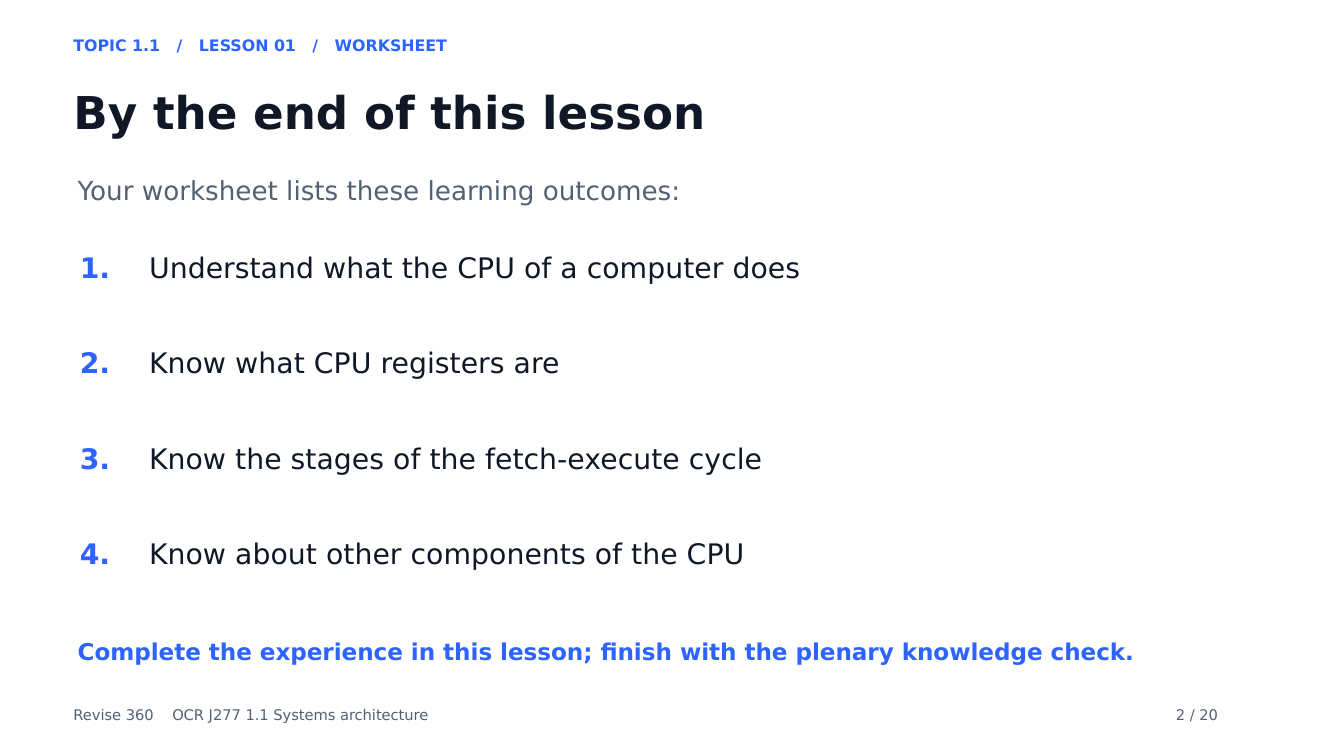
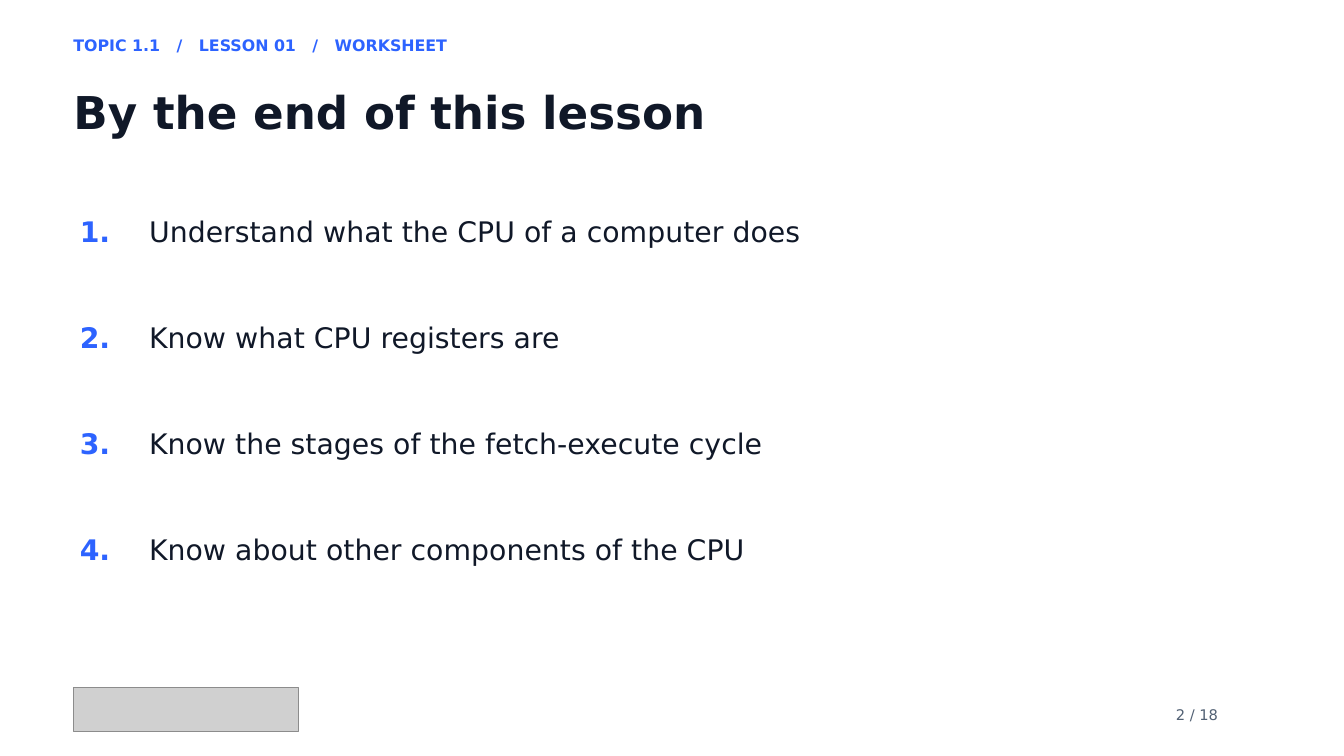
Before and after one commit to MrP-CS/Revise360, a slide deck: slide 2 of presentations/SA_L01_FetchExecuteFactory_Lesson.pptx. Drawn at 1344x756 pixels with LibreOffice and Linux fonts; fonts in the diff are those of the drawing; grey boxes stand for pictures. Boxes give left, top, right and bottom in pixels: in the first picture for what was removed or moved away, otherwise in the second. Text is boxed around its words. In the diff, an @@ line names an element or a change of style, - is before the commit and + after.

```diff
--- a/presentations/SA_L01_FetchExecuteFactory_Lesson.pptx
+++ b/presentations/SA_L01_FetchExecuteFactory_Lesson.pptx
@@ text removed at <box>78,180,680,205</box> @@
-Your worksheet lists these learning outcomes:
@@ text "1.": place and size @@
-text "1." at <box>80,257,110,278</box>
+text "1." at <box>80,221,110,242</box>
@@ text "Understand what the CPU of ...": place and size @@
-text "Understand what the CPU of ..." at <box>149,256,801,284</box>
+text "Understand what the CPU of ..." at <box>149,220,801,248</box>
@@ text "2.": place and size @@
-text "2." at <box>80,352,110,373</box>
+text "2." at <box>80,327,110,348</box>
@@ text "Know what CPU registers are": place and size @@
-text "Know what CPU registers are" at <box>149,351,560,379</box>
+text "Know what CPU registers are" at <box>149,326,560,354</box>
@@ text "3.": place and size @@
-text "3." at <box>80,448,110,470</box>
+text "3." at <box>80,433,110,455</box>
@@ text "Know the stages of the ...": place and size @@
-text "Know the stages of the ..." at <box>149,447,762,475</box>
+text "Know the stages of the ..." at <box>149,432,762,460</box>
@@ text "4.": place and size @@
-text "4." at <box>80,543,110,564</box>
+text "4." at <box>80,539,110,560</box>
@@ text "Know about other components of ...": place and size @@
-text "Know about other components of ..." at <box>149,542,745,570</box>
+text "Know about other components of ..." at <box>149,538,745,566</box>
@@ text removed at <box>78,642,1134,665</box> @@
-Complete the experience in this lesson; finish with the plenary knowledge check.
@@ picture added at <box>74,689,298,732</box> @@
@@ text removed at <box>73,709,428,723</box> @@
-Revise 360 OCR J277 1.1 Systems architecture
@@ text at <box>1176,709,1218,720</box>: text changed @@
-2 / 20
+2 / 18
```
Also in this commit, not shown: 17 other slides changed, 2 slides removed, 4 other files.
